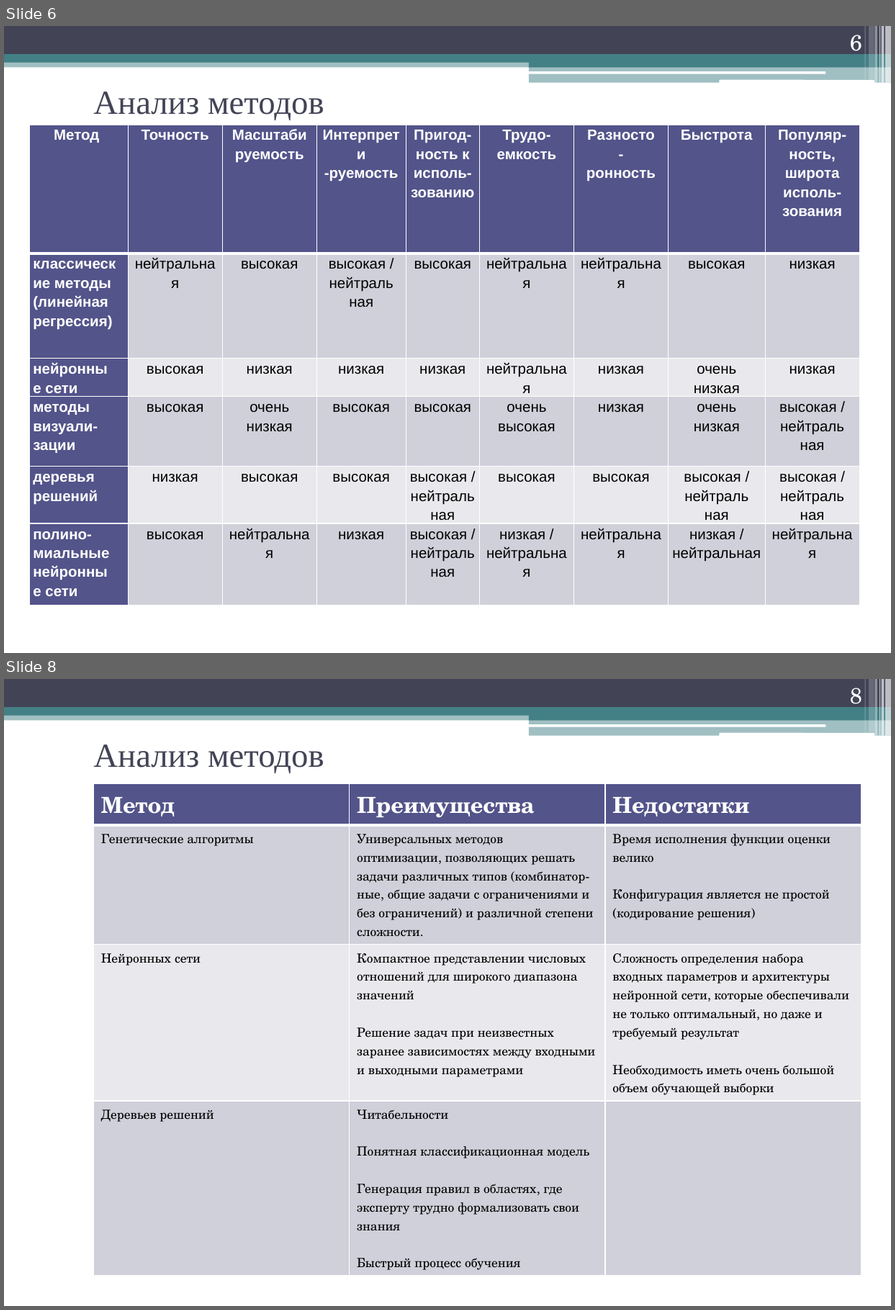
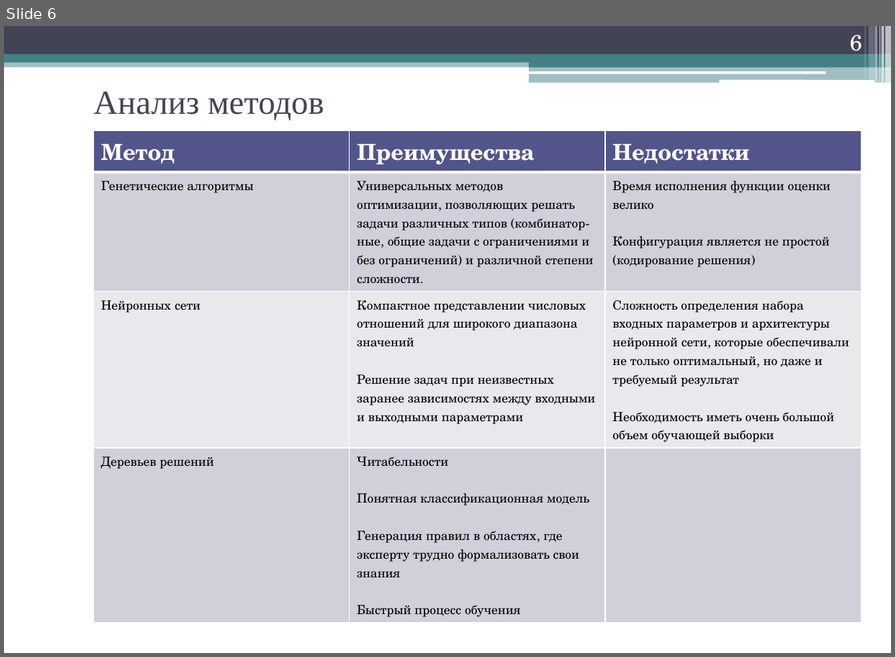
Before and after one commit to geper/DOC_decision_trees, a slide deck: Prezent.pptx. Shown one above the other, each under a label of ours: slides 6 and 8 before the commit, slide 6 after it; the slides between them are not shown. The pictures are 895x1310 and 895x657 pixels, drawn with LibreOffice and Linux fonts; fonts in the diff are those of the drawing. Boxes give left, top, right and bottom in pixels: in the first picture for what was removed or moved away, otherwise in the second. Text is boxed around its words. In the diff, an @@ line names an element or a change of style, - is before the commit and + after.

Commit message:
презент без таблиц (масштабируемость)

```diff
--- a/Prezent.pptx
+++ b/Prezent.pptx
@@ slide 6 removed at bbox=[4, 26, 891, 653], background #FFFFFF; not listed: 13 template elements that a slide beside it also shows @@
@@ page number removed at bbox=[850, 35, 862, 58] @@
-6
@@ title removed at bbox=[93, 92, 324, 120] @@
-Анализ методов
@@ table removed at bbox=[29, 125, 859, 612], 6 rows, 9 columns @@
-Метод | Точность | Масштаби / руемость | Интерпрети / -руемость | Пригод- / ность к / исполь- / зованию | Трудо- / емкость | Разносто / - / ронность | Быстрота | Популяр- / ность, / широта / исполь- / зования
-классические методы (линейная / регрессия) | нейтральная | высокая | высокая / / нейтраль / ная | высокая | нейтральная | нейтральная | высокая | низкая
-нейронны / е сети | высокая | низкая | низкая | низкая | нейтральная | низкая | очень низкая | низкая
-методы / визуали- / зации | высокая | очень низкая | высокая | высокая | очень высокая | низкая | очень низкая | высокая / / нейтраль / ная
-деревья / решений | низкая | высокая | высокая | высокая / / нейтраль / ная | высокая | высокая | высокая / / нейтраль / ная | высокая / / нейтраль / ная
-полино- / миальные / нейронны / е сети | высокая | нейтральная | низкая | высокая / / нейтраль / ная | низкая / / нейтральная | нейтральная | низкая / / нейтральная | нейтральная
@@ what was slide 8 is now slide 6 @@
@@ page number at bbox=[850, 35, 862, 58]: text changed @@
-8
+6
```
Also in this commit, not shown: 1 other slide removed.
